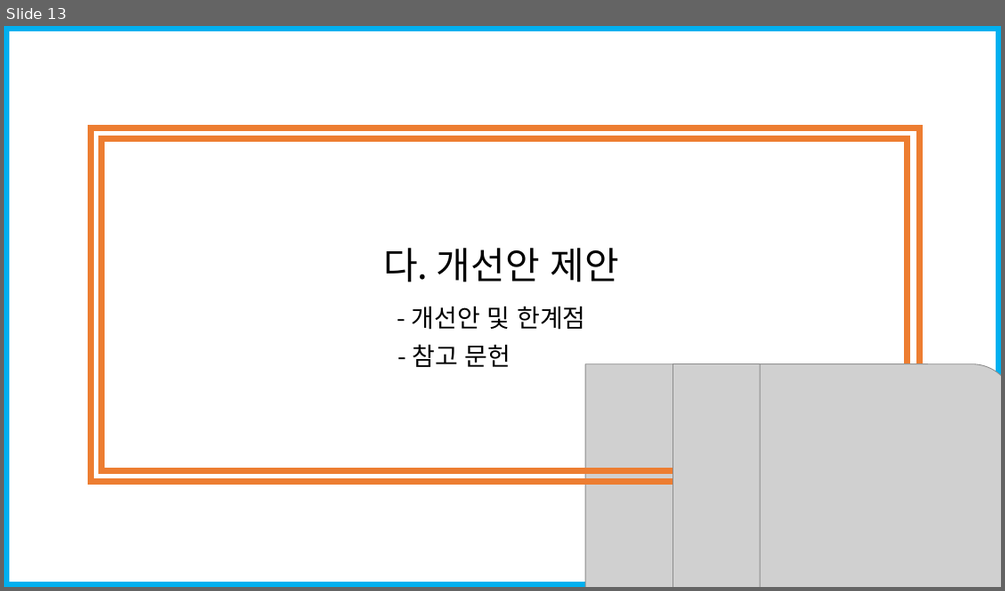
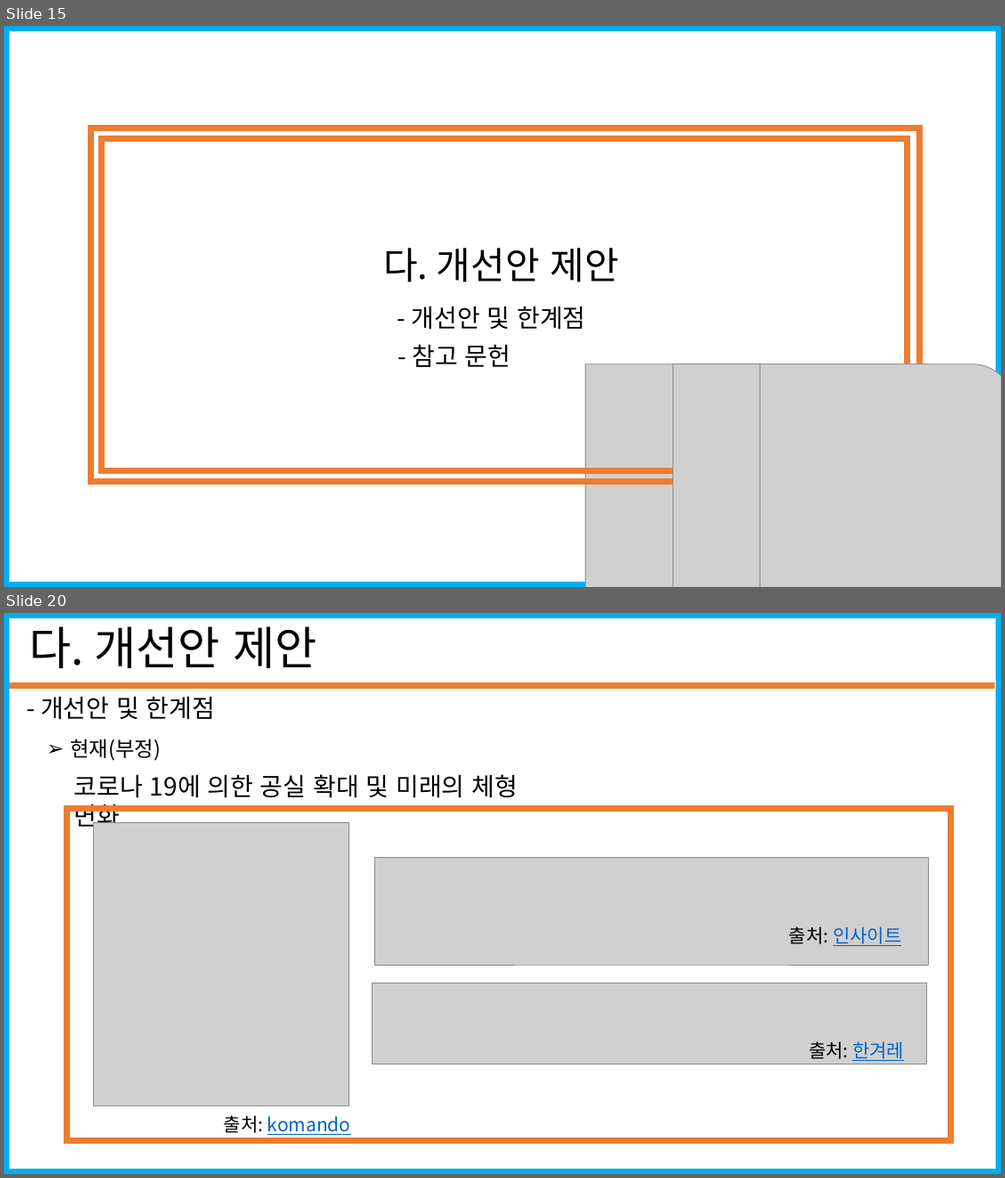
Before and after one commit to seungjae1162/SportsData, a slide deck: standard_in_2020-12-31/코로나19에따른 스포츠시설 폐업 수(20201228_20210103).pptx. Shown one above the other, each under a label of ours: slide 13 before the commit, slides 15 and 20 after it; the slides between them are not shown. The pictures are 1005x591 and 1005x1178 pixels, drawn with LibreOffice and Linux fonts; fonts in the diff are those of the drawing; grey boxes stand for pictures. Boxes give left, top, right and bottom in pixels: in the first picture for what was removed or moved away, otherwise in the second. Text is boxed around its words. In the diff, an @@ line names an element or a change of style, - is before the commit and + after.

```diff
--- a/standard_in_2020-12-31/코로나19에따른 스포츠시설 폐업 수(20201228_20210103).pptx
+++ b/standard_in_2020-12-31/코로나19에따른 스포츠시설 폐업 수(20201228_20210103).pptx
@@ slide 20 added at <box>4,613,1001,1174</box>, background #FFFFFF; not listed: 1 template element that a slide beside it also shows @@
@@ text added at <box>29,626,316,668</box>, 44 pt, text #000000 @@
+다. 개선안 제안
@@ line added from (9, 686) to (995, 686), #ED7D31 6 pt @@
@@ text added at <box>40,696,215,720</box>, 24 pt, text #000000 @@
+- 개선안 및 한계점
@@ text added at <box>70,738,161,761</box>, 20 pt, text #000000 @@
+➢ 현재(부정)
@@ text added at <box>74,774,518,832</box>, 24 pt, text #000000 @@
+코로나 19에 의한 공실 확대 및 미래의 체형 변화
@@ rectangle added at <box>67,808,951,1140</box>, outline #ED7D31 6 pt @@
@@ picture added at <box>94,822,349,1106</box> @@
@@ picture added at <box>374,858,929,965</box> @@
@@ text added at <box>789,926,901,946</box>, 18 pt, text #0563C1, underline @@
+출처: 인사이트
@@ picture added at <box>372,983,927,1064</box> @@
@@ text added at <box>809,1041,904,1061</box>, 18 pt, text #000000 @@
+출처: 한겨레
@@ text added at <box>224,1115,351,1135</box>, 18 pt, text #0563C1, underline @@
+출처: komando
@@ what was slide 13 is now slide 15 @@
```
Also in this commit, not shown: 8 slides changed, 5 other slides added.
